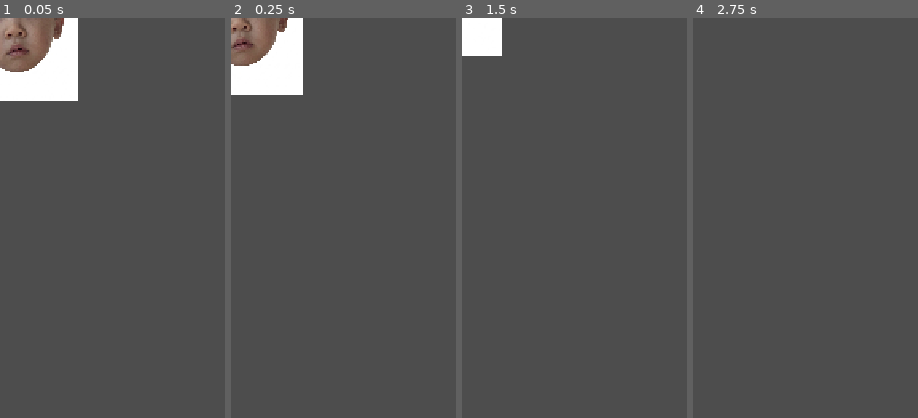
Above: before the commit, frames 1-4 (left to right).
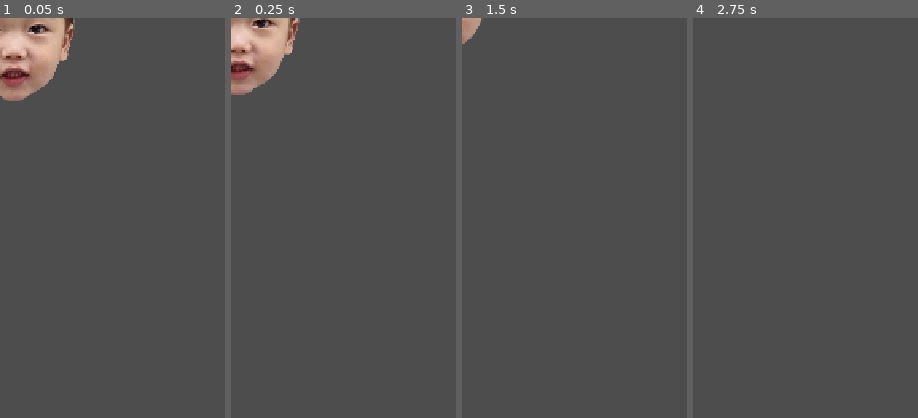
Above: after the commit, the same moments.

Repository: ohsolee/bubblePopPop
Game: Godot game, scene res://scenes/FaceItem.tscn
Same seed, same stepped clock (60 frames per second), same inputs: the game is played once before the commit and once after it. This scene is started directly instead of the project's main scene. Sound files missing from this copy of the repository are replaced by a short silence.
Inputs (mouse positions are % of the whole screen's width and height, from its top left):
- Up to frame 1 (0.05 s): no input
- Up to frame 2 (0.25 s): no input
- Up to frame 3 (1.5 s): move the mouse to (72, 45) at 0.52 s; click (72, 45) at 0.67 s; move the mouse to (30, 55) at 1.27 s; click (30, 55) at 1.42 s
- Up to frame 4 (2.75 s): move the mouse to (60, 28) at 2.02 s; click (60, 28) at 2.17 s
The pictures show only the part of the screen within x 0-50%, y 0-50%; the shares and areas given below are measured in that part.

The runs differ from the first frame. In frame 1, 6.8% of the frame differs, in the area x 0-35%, y 0-21%; in frame 2, 5.9%; in frame 3, 1.7%; in frame 4, nothing differs.

Commit message:
Add face_item 5/6 sprites, update friends assets and script
Co-Authored-By: Claude Sonnet 5 <noreply@anthropic.com>

Diff:
--- a/project.godot
+++ b/project.godot
@@ -14,11 +14,6 @@
 run/main_scene="res://scenes/MainMenu.tscn"
 config/features=PackedStringArray("4.7", "GL Compatibility")
 config/icon="res://icon.svg"
-
-[audio]
-
-general/default_playback_type=0
-general/default_playback_type.web=1
 
 [display]
 
--- a/scripts/face_item.gd
+++ b/scripts/face_item.gd
@@ -9,6 +9,7 @@
 const FACE_PAIRS: Array = [
 	["res://assets/sprites/face_item_1.png", "res://assets/sprites/face_item_2.png"],
 	["res://assets/sprites/face_item_3.png", "res://assets/sprites/face_item_4.png"],
+	["res://assets/sprites/face_item_5.png", "res://assets/sprites/face_item_6.png"],
 ]
 const POP_SOUND: AudioStream = preload("res://assets/audio/bbok.wav")
 
Binary file changed: assets/sprites/btn_frd.png
Binary file changed: assets/sprites/face_item_1.png
Binary file changed: assets/sprites/face_item_2.png
Binary file changed: assets/sprites/face_item_3.png
Binary file changed: assets/sprites/face_item_4.png
Binary file added: assets/sprites/face_item_5.png
Not shown, added: assets/sprites/face_item_5.png.import
Binary file added: assets/sprites/face_item_6.png
Not shown, added: assets/sprites/face_item_6.png.import
